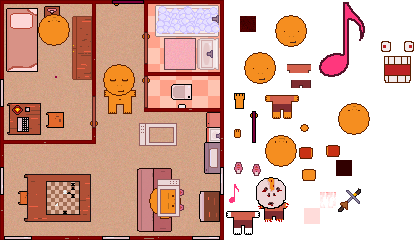
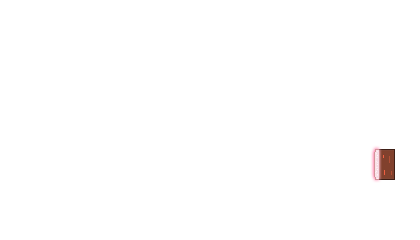
Revision of a layered w=420, h=240 image; what changed, layer by layer:
hid "Layer 10 copy 5" over [275, 15, 307, 47]
hid "Layer 10 copy 4" over [244, 52, 276, 84]
hid "Ellipse 1 copy 2", painted on it over [319, 2, 414, 83]
hid "Layer 69 copy 2" over [157, 179, 180, 217]
hid "Layer 56 copy 2" over [149, 185, 181, 217]
hid "Layer 56 copy 3" over [38, 14, 70, 46]
hid "Layer 56 copy" over [338, 103, 370, 135]
hid "Layer 56" over [265, 135, 297, 167]
hid "Layer 10 copy 3" over [103, 64, 135, 96]
hid "Layer 1 copy 29" over [0, 0, 224, 240]
hid "Layer 45" over [156, 6, 220, 34]
hid "Layer 49" over [256, 177, 286, 209]
hid "Layer 31" over [72, 16, 92, 80]
added layer "Layer 74" above "Layer 40" over [370, 145, 395, 183]
hid "Layer 26" over [46, 181, 80, 215]
hid "Layer 54" over [24, 174, 91, 222]
hid "Layer 19" over [164, 38, 196, 70]
hid "Layer 37" over [7, 103, 41, 135]
hid "Layer 39" over [137, 168, 172, 232]
hid "Layer 28" over [155, 5, 219, 37]
hid "Layer 1 copy 39" over [144, 80, 224, 112]
hid "Layer 52" over [6, 8, 38, 72]
hid "Layer 32" over [144, 0, 224, 80]
hid "Layer 0" over [0, 0, 224, 240]
…and 55 more changes (1 painted, 55 visibility)
